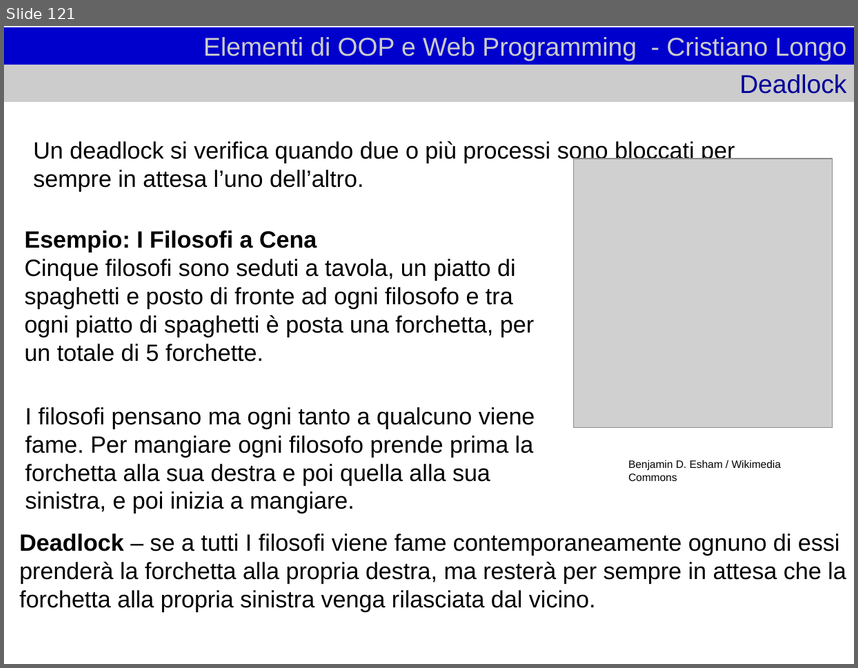
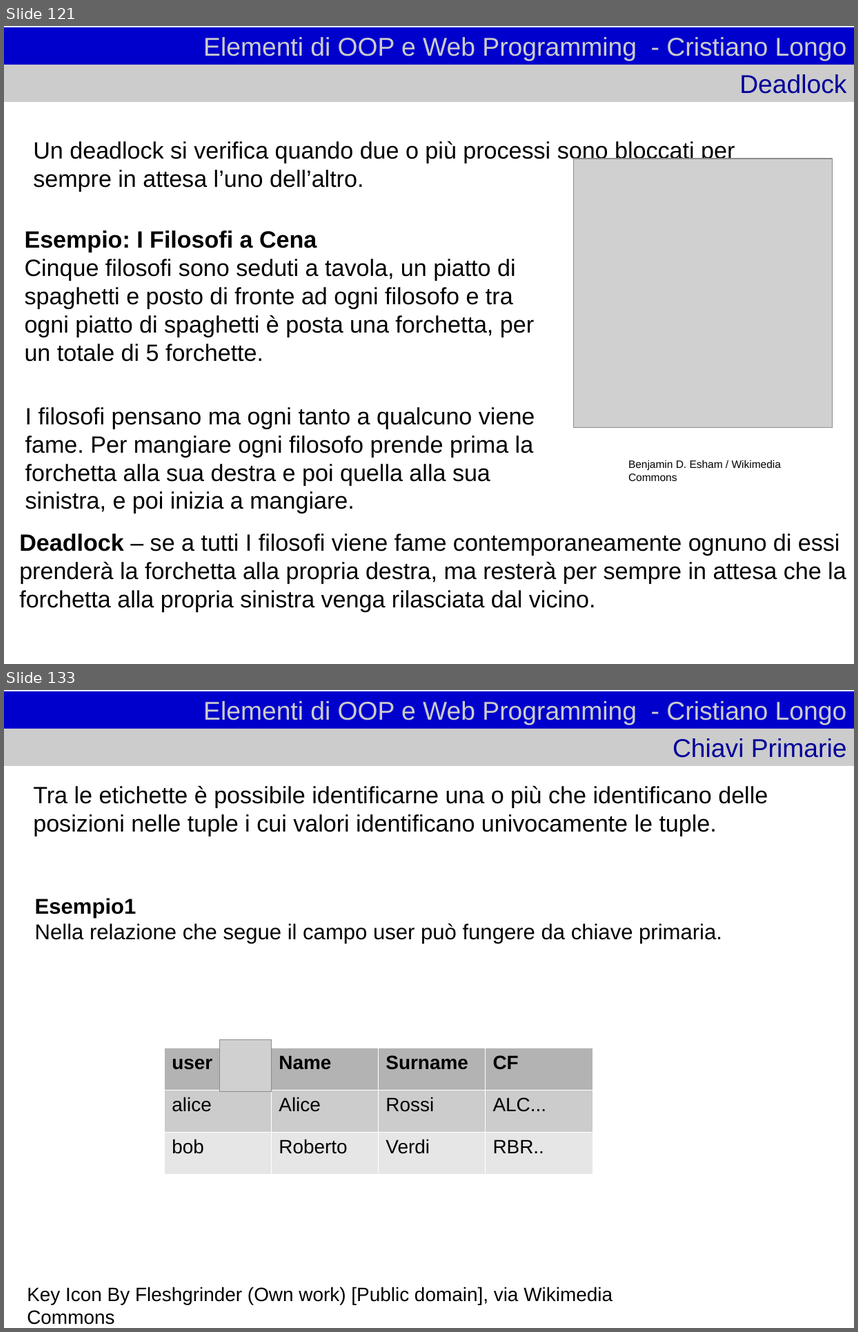
Before and after one commit to cristianolongoodhl/courses, a slide deck: JavaAndOOP/oopweb1.odp. Shown one above the other, each under a label of ours: slide 121 before the commit, slides 121 and 133 after it; the slides between them are not shown. The pictures are 858x668 and 858x1332 pixels, drawn with LibreOffice and Linux fonts; fonts in the diff are those of the drawing; grey boxes stand for pictures. Boxes give left, top, right and bottom in pixels: in the first picture for what was removed or moved away, otherwise in the second. Text is boxed around its words. In the diff, an @@ line names an element or a change of style, - is before the commit and + after.

```diff
--- a/JavaAndOOP/oopweb1.odp
+++ b/JavaAndOOP/oopweb1.odp
@@ slide 133 added at (4,690,854,1328), background #FFFFFF @@
@@ title added at (4,691,854,729), fill #0000CC, 24 pt, text #CCCCCC @@
+Elementi di OOP e Web Programming - Cristiano Longo
@@ title added at (4,729,854,766), fill #CCCCCC, 24 pt, text #000099 @@
+Chiavi Primarie
@@ subtitle added at (33,786,768,836), 22 pt, text #000000 @@
+Tra le etichette è possibile identificarne una o più che identificano delle posizioni nelle tuple i cui valori identificano univocamente le tuple.
@@ text added at (35,898,722,944), 20 pt, text #000000 @@
+Esempio1
+Nella relazione che segue il campo user può fungere da chiave primaria.
@@ picture added at (220,1039,272,1091) @@
@@ table added at (165,1048,593,1174), 3 rows, 4 columns @@
+user | Name | Surname | CF
+alice | Alice | Rossi | ALC...
+bob | Roberto | Verdi | RBR..
@@ text added at (27,1286,613,1324), 18 pt, text #000000 @@
+Key Icon By Fleshgrinder (Own work) [Public domain], via Wikimedia Commons
```
Also in this commit, not shown: 1 slide changed, 38 other slides added.
